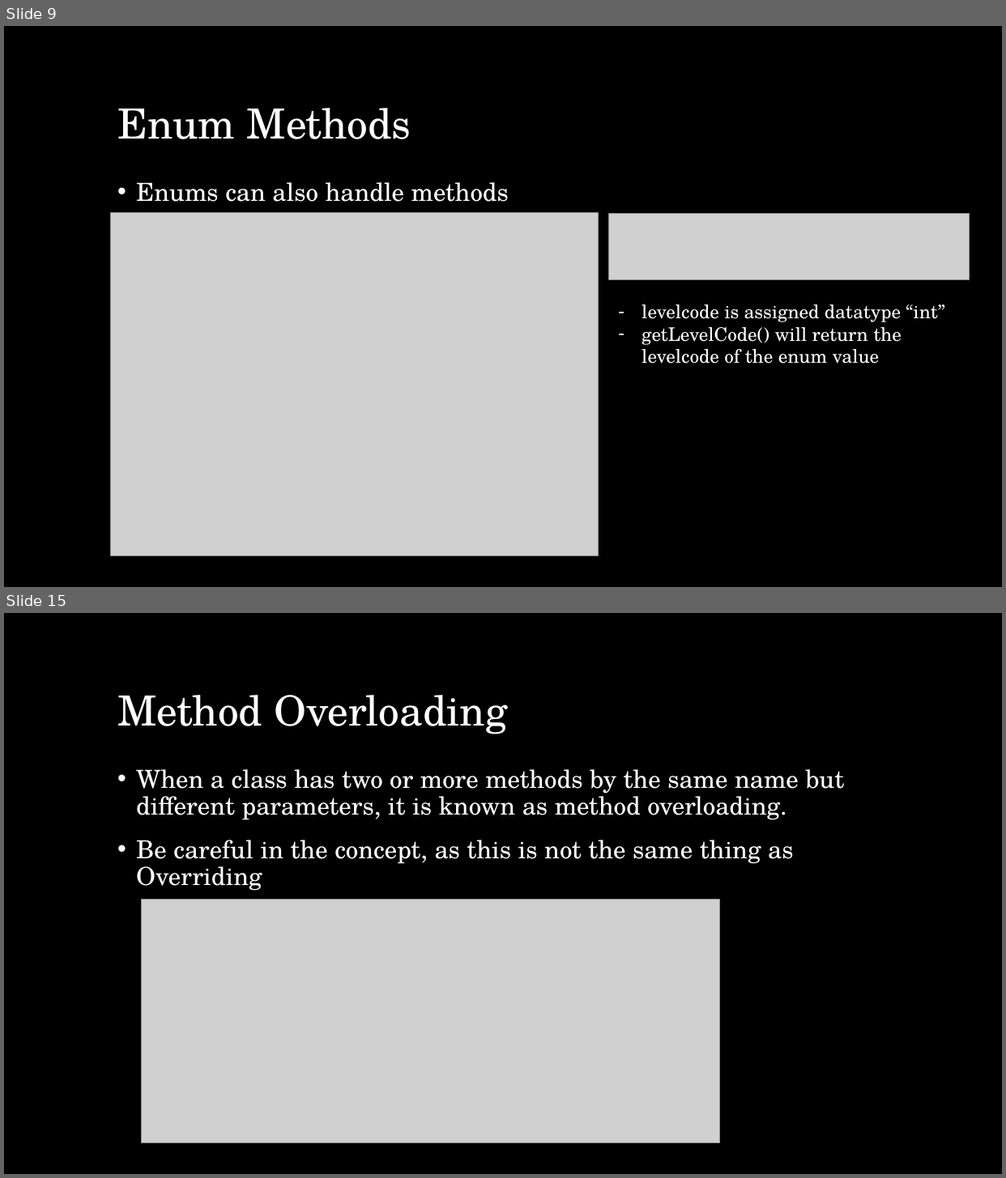
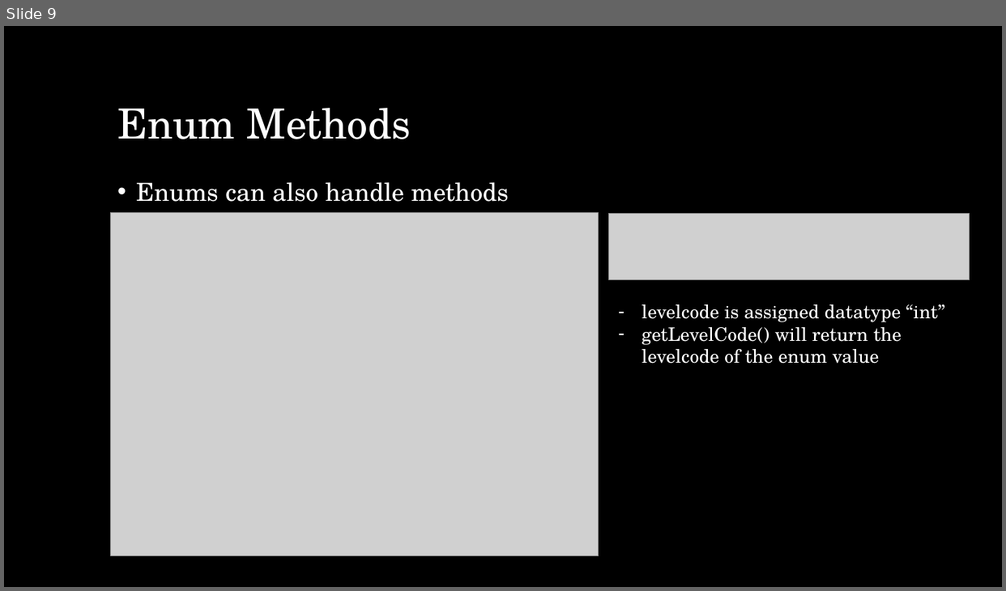
Before and after one commit to Mechanical-Advantage/Training2018, a slide deck: doc/java/slides/week4.pptx. Shown one above the other, each under a label of ours: slides 9 and 15 before the commit, slide 9 after it; the slides between them are not shown. The pictures are 1006x1178 and 1006x591 pixels, drawn with LibreOffice and Linux fonts; fonts in the diff are those of the drawing; grey boxes stand for pictures; background and template pictures are left out. Boxes give left, top, right and bottom in pixels: in the first picture for what was removed or moved away, otherwise in the second. Text is boxed around its words. In the diff, an @@ line names an element or a change of style, - is before the commit and + after.

```diff
--- a/doc/java/slides/week4.pptx
+++ b/doc/java/slides/week4.pptx
@@ slide 15 removed at (4,613,1002,1174), background picture (left out) @@
@@ title removed at (117,695,507,735) @@
-Method Overloading
@@ text removed at (136,769,844,891) @@
-• When a class has two or more methods by the same name but different parameters, it is known as method overloading.
-• Be careful in the concept, as this is not the same thing as Overriding
@@ picture removed at (141,899,720,1143) @@
```
Also in this commit, not shown: 3 slides changed, 5 other slides removed, 1 other file.
